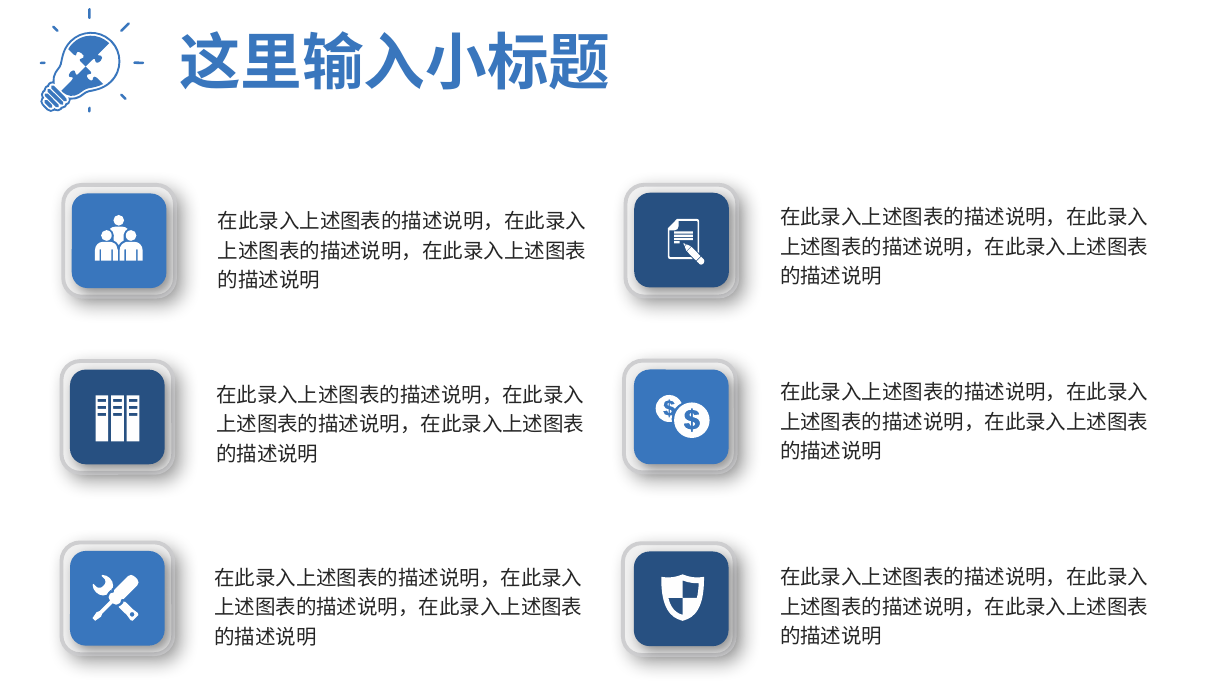
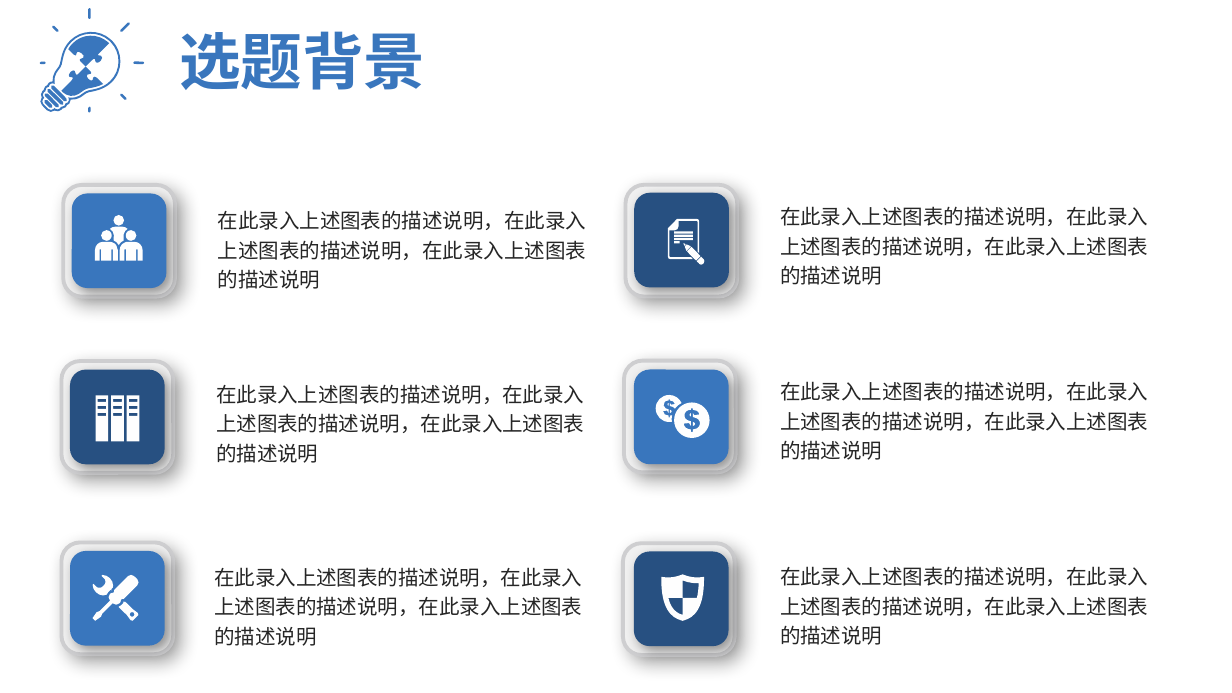
Before and after one commit to HolyShiftt/school, a slide deck: slide 6 of document/中期答辩.pptx (slide 4 before the commit). Drawn at 1232x693 pixels with LibreOffice and Linux fonts; fonts in the diff are those of the drawing. Boxes give left, top, right and bottom in pixels: in the first picture for what was removed or moved away, otherwise in the second. Text is boxed around its words. In the diff, an @@ line names an element or a change of style, - is before the commit and + after.

```diff
--- a/document/中期答辩.pptx
+++ b/document/中期答辩.pptx
@@ text at bbox=[179, 31, 425, 90]: text changed @@
-这里输入小标题
+选题背景
```
Also in this commit, not shown: 15 other slides changed, 1 slide added, 1 slide removed, 16 other files.
